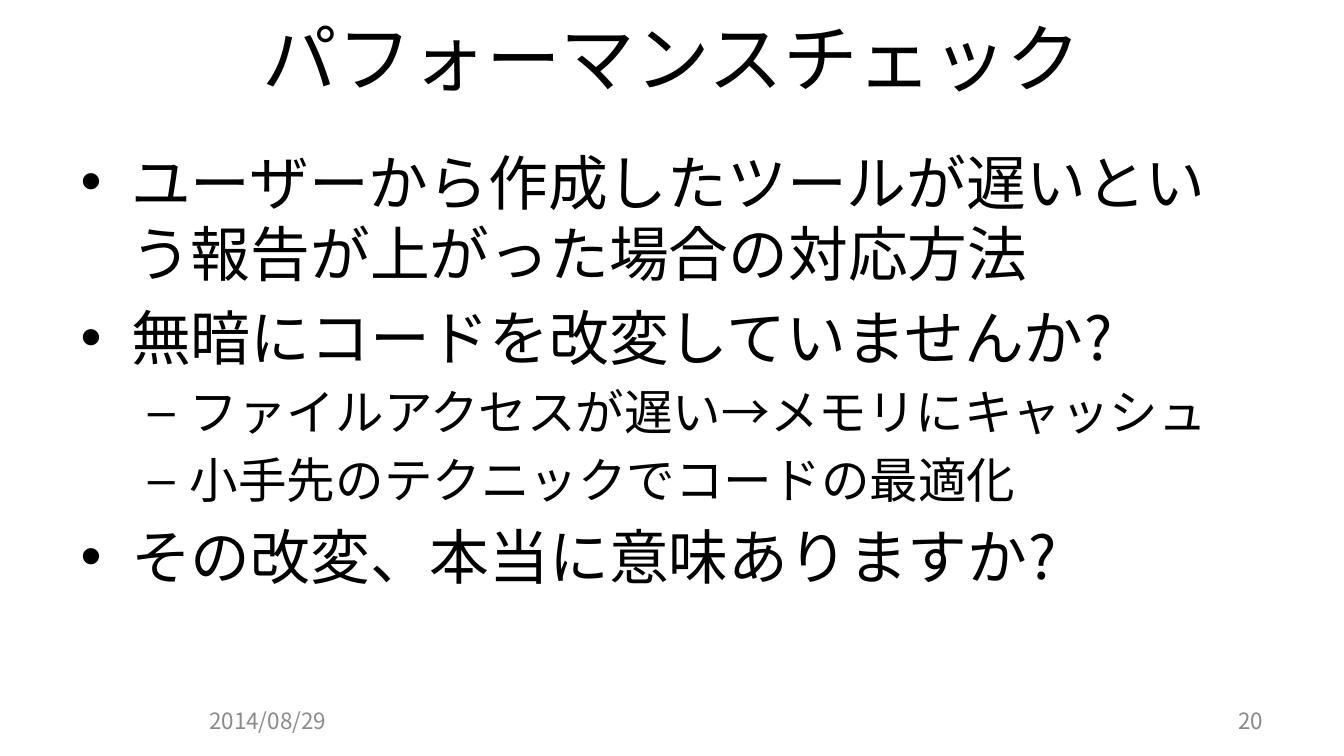
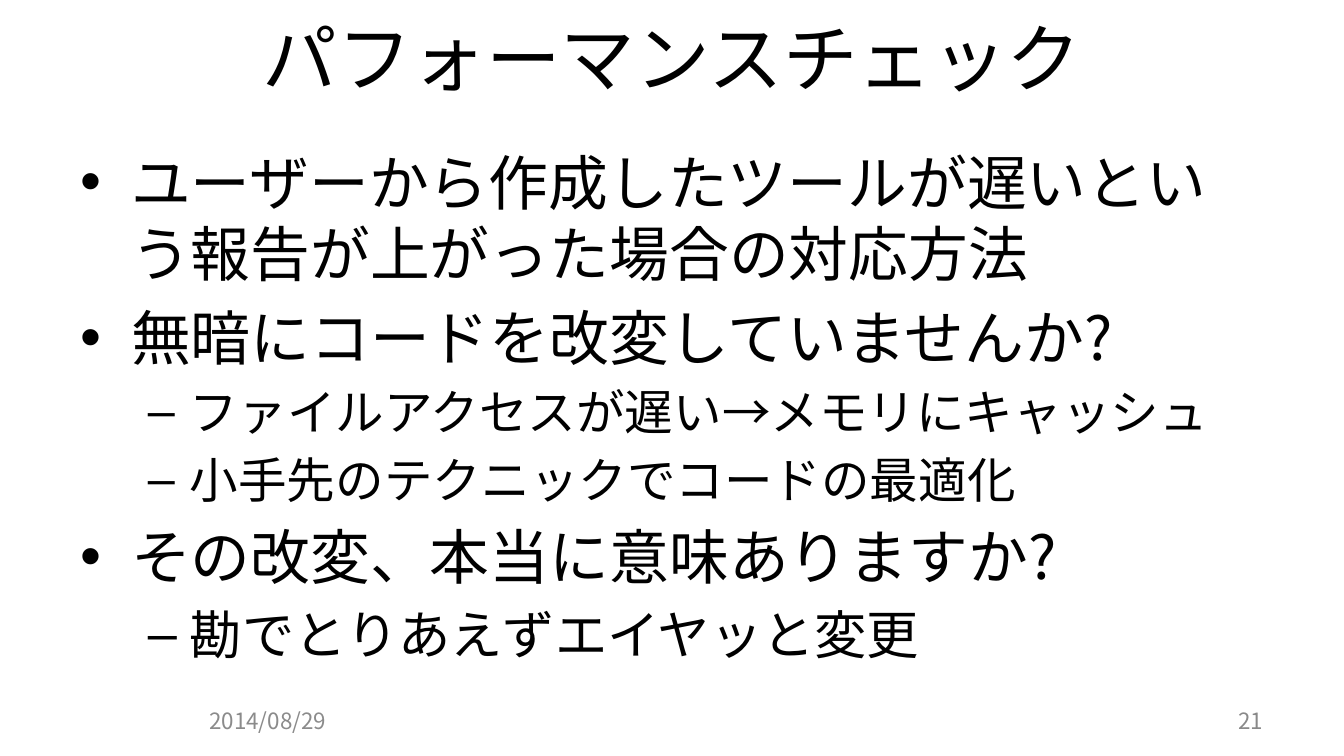
Before and after one commit to JCGS/CEDEC2014, a slide deck: slide 21 of chiyama/2014cedec_chiyama.pptx (slide 20 before the commit). Drawn at 1344x756 pixels with LibreOffice and Linux fonts; fonts in the diff are those of the drawing; background and template pictures are left out. Boxes give left, top, right and bottom in pixels: in the first picture for what was removed or moved away, otherwise in the second. Text is boxed around its words. In the diff, an @@ line names an element or a change of style, - is before the commit and + after.

```diff
--- a/chiyama/2014cedec_chiyama.pptx
+++ b/chiyama/2014cedec_chiyama.pptx
@@ text at (190, 610, 919, 659): paragraph added @@
+  – 勘でとりあえずエイヤッと変更
@@ page number at (1238, 712, 1263, 729): text changed @@
-20
+21
```
Also in this commit, not shown: 7 other slides changed, 1 slide added, 1 other file.
